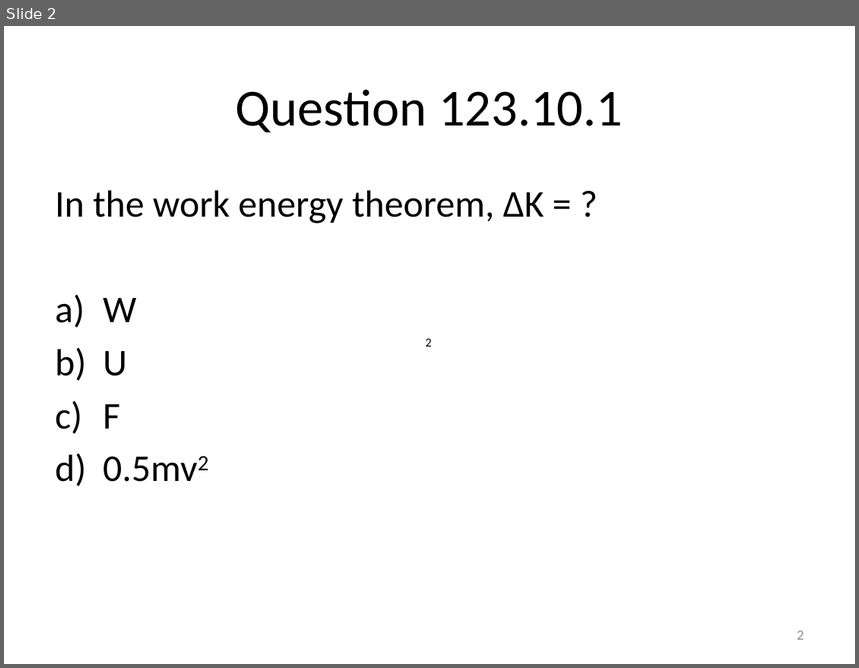
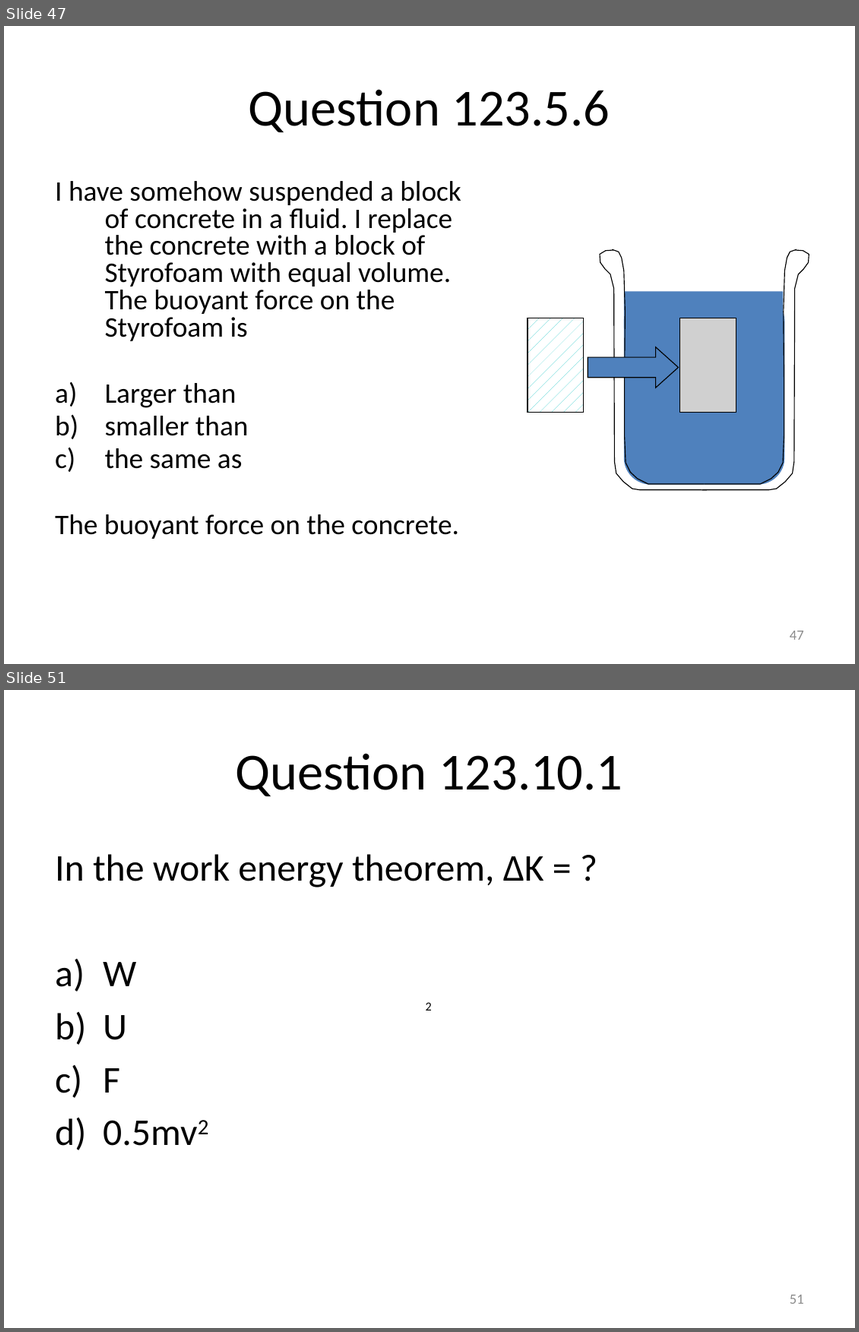
Before and after one commit to rtlines/Introductory-Physics-II, a slide deck: Lecture_Slides/PH 123 Lecture 26.pptx. Shown one above the other, each under a label of ours: slide 2 before the commit, slides 47 and 51 after it; the slides between them are not shown. The pictures are 859x668 and 859x1332 pixels, drawn with LibreOffice and Linux fonts; fonts in the diff are those of the drawing; grey boxes stand for pictures. Boxes give left, top, right and bottom in pixels: in the first picture for what was removed or moved away, otherwise in the second. Text is boxed around its words. In the diff, an @@ line names an element or a change of style, - is before the commit and + after.

```diff
--- a/Lecture_Slides/PH 123 Lecture 26.pptx
+++ b/Lecture_Slides/PH 123 Lecture 26.pptx
@@ slide 47 added at (4, 26, 855, 664), background #FFFFFF @@
@@ title added at (249, 89, 610, 132), 44 pt, text #000000 @@
+Question 123.5.6
@@ text added at (55, 181, 462, 539), 24 pt, text #000000 @@
+I have somehow suspended a block of concrete in a fluid. I replace the concrete with a block of Styrofoam with equal volume. The buoyant force on the Styrofoam is
+a) Larger than
+b) smaller than
+c) the same as
+The buoyant force on the concrete.
@@ freeform shape added at (600, 250, 707, 490), fill #FFFFFF, outline #000000 0.75 pt @@
@@ freeform shape added at (613, 250, 705, 485), outline #000000 0.75 pt @@
@@ freeform shape added at (702, 250, 810, 490), fill #FFFFFF, outline #000000 0.75 pt @@
@@ freeform shape added at (705, 250, 797, 485), outline #000000 0.75 pt @@
@@ rounded rectangle added at (623, 294, 785, 485), fill #4F81BD @@
@@ rectangle added at (623, 291, 783, 328), fill #4F81BD @@
@@ rectangle added at (528, 318, 584, 412), fill pattern #33CCCC on #FFFFFF, outline #000000 0.75 pt @@
@@ picture added at (680, 318, 736, 412) @@
@@ right arrow added at (588, 347, 678, 388), fill #4F81BD, outline #000000 0.75 pt @@
@@ page number added at (790, 631, 804, 640), 12 pt, text #8C8C8C @@
+47
@@ what was slide 2 is now slide 51 @@
@@ page number at (790, 1295, 804, 1304): text changed @@
-2
+51
```
Also in this commit, not shown: 49 other slides added, 1 slide removed, 48 other files.
